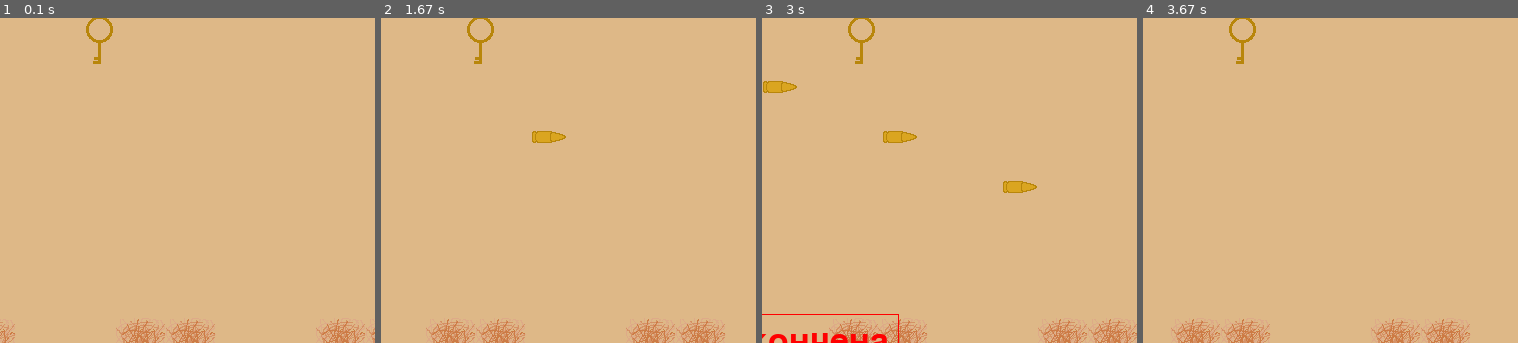
Above: before the commit, frames 1-4 (left to right).
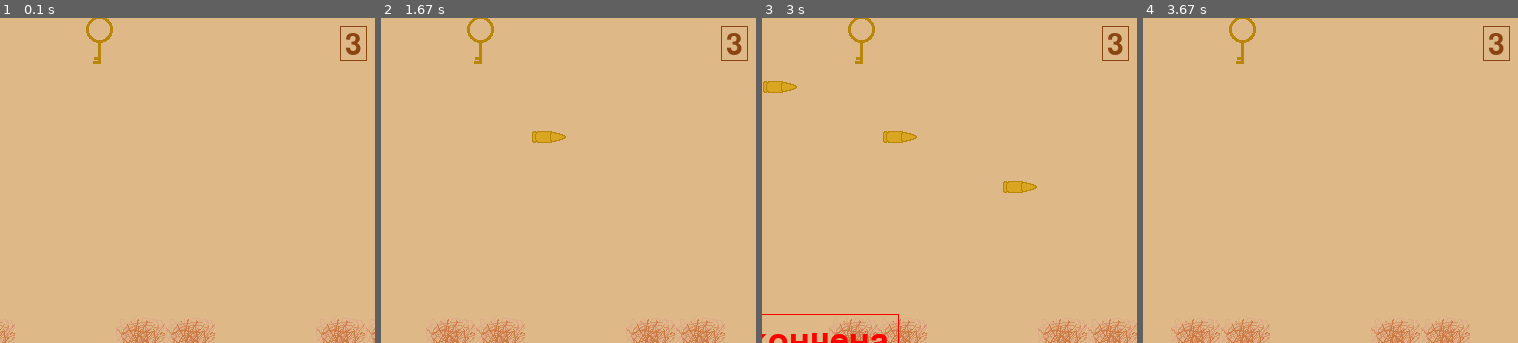
Above: after the commit, the same moments.

Repository: AZEN-SGG/PyGameProject
Game: pygame game, started from MainProgramm.py
Same seed, same stepped clock (60 frames per second), same inputs: the game is played once before the commit and once after it.
Inputs:
- Up to frame 1 (0.1 s): no input
- Up to frame 2 (1.67 s): hold Left 0.33-0.87 s; hold Down 0.9-1.2 s; hold Left 1.23-1.63 s
- Up to frame 3 (3 s): hold Up 1.67-2.03 s; hold Right 2.07-2.7 s; tap W at 2.73 s
- Up to frame 4 (3.67 s): tap Space at 3.07, 3.47 s; hold Down from 3.4 s (still down)
The pictures show only the part of the screen within x 50-100%, y 0-50%; the shares and areas given below are measured in that part.

The runs differ from the first frame. In frame 1, 0.3% of the frame differs, in the area x 90-98%, y 2-14%; in frame 2, 0.3%; in frame 3, 0.3%; in frame 4, 0.3%.

Commit message:
Реализовал жизни, но не доделал

Diff:
--- a/MainProgramm.py
+++ b/MainProgramm.py
@@ -17,7 +17,7 @@
 matrix = []
 
 
-def faced():  # Отображает надпись и завершает программу
+def faced(life):  # Отображает надпись и завершает программу
     global faced_bool
     faced_bool = True
 
@@ -125,9 +125,6 @@
             self.image.set_colorkey('green')
 
     def go_into_bush(self, DIRECTION):
-        print(self.rect.x)
-        print(self.rect.y)
-
         if DIRECTION == 'Right':
             self.status = 3
             self.image = player_right_image
@@ -210,7 +207,7 @@
 
     def update(self):
         if pygame.sprite.collide_mask(self, player):
-            faced()
+            faced(life)
 
 
 class Bullet(Enemy):
@@ -243,7 +240,7 @@
                 self.image.set_colorkey('white')
 
             if pygame.sprite.collide_mask(self, player):
-                faced()
+                faced(life)
 
             elif self.DIRECTION == 'Right':
                 if self.rect.x >= WIDTH:
@@ -276,7 +273,7 @@
 
     def update(self):
         if pygame.sprite.collide_mask(self, player):
-            faced()
+            faced(life)
 
         elif self.rect.x > WIDTH:
             self.rect.x = -50
@@ -299,7 +296,7 @@
 
     def update(self):
         if pygame.sprite.collide_mask(self, player):
-            faced()
+            faced(life)
 
         elif self.DIRECTION == 'Right':
             if self.rect.x > WIDTH:
@@ -469,9 +466,38 @@
 
     def update(self):
         if pygame.sprite.collide_mask(self, player):
-            faced()
+            faced(life)
 
     # Создаем игру и окно
+
+
+class Life:
+    def __init__(self, screen, score, color=(139, 69, 19)):
+        self.type = 'Life'
+        self.screen = screen
+        self.color = color
+        self.font = pygame.font.Font(None, 45)
+
+        self.life = '3'
+        self.score = score
+
+    def update(self, color=(139, 69, 19)):  # Этот метод позволит обновлять счёт
+        if int(self.score.points) >= 1000:
+            self.score.points = str(int(self.score.points) - 1000)
+            self.life = str(int(self.life) + 1)
+
+            len_points = len(self.score.points)
+            if len_points < 6:
+                self.score.points = '0' * (6 - len_points) + self.score.points
+
+        text = self.font.render(self.life, True, color)  # Рисую счёт - коричневый цвет
+        text_w = text.get_width()
+        text_h = text.get_height()
+        text_x = 718
+        text_y = 15
+        screen.blit(text, (text_x, text_y))
+        pygame.draw.rect(screen, (139, 69, 19), (text_x - 5, text_y - 5,
+                                                 text_w + 10, text_h + 5), 1)
 
 
 make_matrix()
@@ -495,6 +521,7 @@
 player = Player()
 
 score = Score(screen)
+life = Life(screen, score)
 
 tumbleweed_image = pygame.image.load(os.path.join(data_folder, 'tumbleweed.png')).convert()
 tumbleweed_left_image = pygame.image.load(os.path.join(data_folder, 'tumbleweed_left.png')).convert()
@@ -507,7 +534,6 @@
 left_robber_image = pygame.image.load(os.path.join(data_folder, 'left_robber.png')).convert()
 
 cactus_image = pygame.image.load(os.path.join(data_folder, 'cactus.png')).convert()
-thorny_bush_image = pygame.image.load(os.path.join(data_folder, 'thorny_bush.png')).convert()
 
 # Создаю восемь объектов класса перекати поел которые средние
 first_tumbleweed = Tumbleweed(0, 375, 'Right', 6)
@@ -643,8 +669,6 @@
 add_sprite(eleventh_cactus)
 add_sprite(twelvth_cactus)
 
-print(matrix)
-
 # Цикл игры
 running = True
 while running:
@@ -682,7 +706,7 @@
                         win()
 
                     else:
-                        faced()
+                        faced(life)
 
     # Обновление
     screen.fill((222, 184, 135))
@@ -691,11 +715,12 @@
         all_sprites.update()
 
     # Рендеринг
+    all_sprites.draw(screen)
     score.update()
-    all_sprites.draw(screen)
+    life.update()
     # Вывод клетчатого поля
     if faced_bool:
-        faced()
+        faced(life)
 
     if win_bool:
         win()
